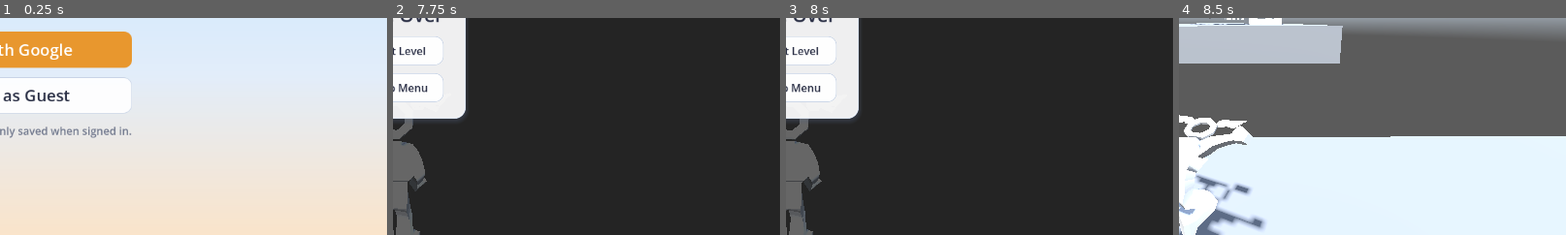
Above: before the commit, frames 1-4 (left to right).
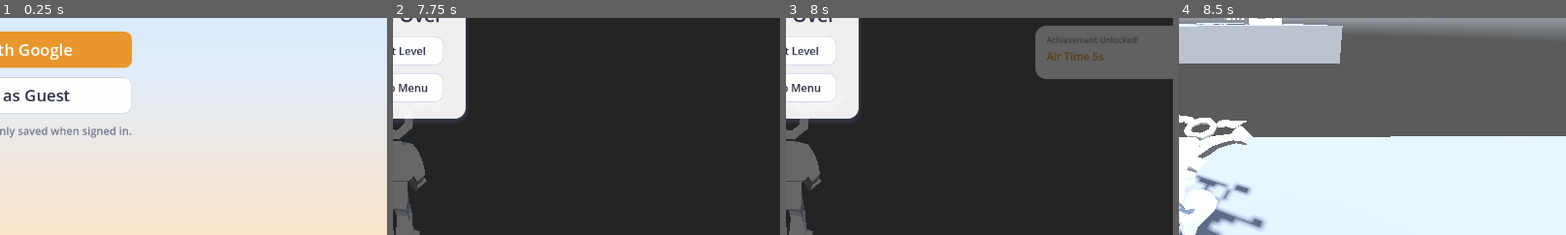
Above: after the commit, the same moments.

Repository: jpvds1/DDJD
Game: Godot game, scene res://scenes/game_controller.tscn
The game is run twice, just before and just after one commit, with the same random seed, the same clock (stepped at 60 frames per second) and the same inputs. A sky picture missing from this copy of the repository is replaced by a grey-blue gradient. Sound files missing from this copy of the repository are replaced by a short silence.
Inputs (mouse positions are % of the whole screen's width and height, from its top left):
- Up to frame 1 (0.25 s): no input
- Up to frame 2 (7.75 s): click "Continue as Guest" at 0.5 s; click "Play" at 1.25 s; click "LEVEL 1" at 2 s; tap Enter at 2.75 s; move the mouse to (55, 50) at 2.77 s; hold W (move_forwards) from 2.78 s (still down); tap Space (jump) at 2.85, 3.02, 3.32, 3.77, 3.8, 4.07, 4.55, 5.1, 5.27, 5.57, 6.02, 6.05, 6.32, 6.77, 6.8, 7.07, 7.35 s; move the mouse to (45, 50) at 3.52 s; tap Q (dash) at 3.6, 5.85 s; move the mouse to (52, 48) at 4.27 s; hold Shift (sprint) 4.28-5.03 s; move the mouse to (49, 52) at 5.02 s; move the mouse to (57, 51) at 5.77 s; move the mouse to (42, 49) at 6.52 s; tap Shift (sprint) at 6.6 s; move the mouse to (51, 50) at 7.27 s
- Up to frame 3 (8 s): keep holding W (move_forwards)
- Up to frame 4 (8.5 s): release W (move_forwards) at 8 s; click "Restart Level" at 8 s
The pictures show only the part of the screen within x 50-100%, y 42-92%; the shares and areas given below are measured in that part.

Frames 1-2 are identical in both runs. In frame 3, 8.7% of the frame differs, in the area x 64-100%, y 3-29%; in frame 4, nothing differs.

Commit message:
feat: achievement overlay

Diff:
--- /dev/null
+++ b/platformer-game/scenes/ui/achievement_toast.tscn
@@ -0,0 +1,39 @@
+[gd_scene format=3]
+
+[ext_resource type="Script" path="res://scripts/ui/achievement_toast.gd" id="1_script"]
+[ext_resource type="Theme" uid="uid://brxug27771iqe" path="res://scenes/ui/ui_theme.tres" id="2_theme"]
+
+[node name="AchievementToast" type="PanelContainer"]
+anchor_left = 1.0
+anchor_right = 1.0
+anchor_top = 0.5
+anchor_bottom = 0.5
+offset_left = 20.0
+offset_right = 300.0
+offset_top = -40.0
+offset_bottom = 40.0
+grow_horizontal = 0
+grow_vertical = 2
+theme = ExtResource("2_theme")
+script = ExtResource("1_script")
+
+[node name="MarginContainer" type="MarginContainer" parent="."]
+layout_mode = 2
+theme_override_constants/margin_left = 16
+theme_override_constants/margin_top = 12
+theme_override_constants/margin_right = 16
+theme_override_constants/margin_bottom = 12
+
+[node name="VBox" type="VBoxContainer" parent="MarginContainer"]
+layout_mode = 2
+theme_override_constants/separation = 4
+
+[node name="HeaderLabel" type="Label" parent="MarginContainer/VBox"]
+layout_mode = 2
+text = "Achievement Unlocked!"
+theme_override_font_sizes/font_size = 12
+
+[node name="NameLabel" type="Label" parent="MarginContainer/VBox"]
+layout_mode = 2
+theme_override_font_sizes/font_size = 16
+theme_override_colors/font_color = Color(0.91, 0.59, 0.18, 1)
--- a/platformer-game/scenes/ui/main_UI.tscn
+++ b/platformer-game/scenes/ui/main_UI.tscn
@@ -2,6 +2,7 @@
 
 [ext_resource type="Script" uid="uid://doyfvcehqqsue" path="res://scripts/ui/main_UI.gd" id="1_gks1h"]
 [ext_resource type="PackedScene" uid="uid://dglq00pldhg8h" path="res://scenes/ui/overlay.tscn" id="2_overlay"]
+[ext_resource type="PackedScene" path="res://scenes/ui/achievement_toast.tscn" id="3_toast"]
 
 [node name="CanvasLayer" type="CanvasLayer" unique_id=9067626]
 script = ExtResource("1_gks1h")
@@ -143,6 +144,8 @@
 theme_override_font_sizes/font_size = 13
 text = "0:00.000"
 
+[node name="AchievementToast" parent="." instance=ExtResource("3_toast")]
+
 [node name="PauseOverlay" parent="." unique_id=1731287440 instance=ExtResource("2_overlay")]
 
 [node name="PauseTitle" type="Label" parent="PauseOverlay/CenterContainer/PanelContainer/MarginContainer/VBox"]
--- a/platformer-game/scripts/player/global_inventory.gd
+++ b/platformer-game/scripts/player/global_inventory.gd
@@ -7,6 +7,7 @@
 signal equipment_changed()
 signal unlock_changed()
 signal stars_changed(new_total: int)
+signal achievement_unlocked(achievement_id: String)
 
 # ---------------------------------------------------------
 # Constants
@@ -231,6 +232,7 @@
 		return
 
 	completed_achievements.append(achievement_id)
+	achievement_unlocked.emit(achievement_id)
 
 	var unlocked_something := false
 	for item: GearItem in all_gear:
--- /dev/null
+++ b/platformer-game/scripts/ui/achievement_toast.gd
@@ -0,0 +1,31 @@
+extends PanelContainer
+
+@onready var name_label: Label = $MarginContainer/VBox/NameLabel
+
+const WIDTH := 280.0
+const GAP := 20.0
+const SLIDE_DURATION := 0.35
+const HOLD := 3.0
+
+var _tween: Tween
+
+var _slide_x: float = WIDTH + GAP:
+	set(v):
+		_slide_x = v
+		offset_right = v
+		offset_left = v - WIDTH
+
+func _ready() -> void:
+	_slide_x = WIDTH + GAP
+	$MarginContainer/VBox/HeaderLabel.add_theme_color_override("font_color", Palette.TEXT_DIM)
+	GlobalInventory.achievement_unlocked.connect(_show_achievement)
+
+func _show_achievement(achievement_id: String) -> void:
+	name_label.text = achievement_id.replace("_", " ").capitalize()
+	if _tween:
+		_tween.kill()
+	_slide_x = WIDTH + GAP
+	_tween = create_tween()
+	_tween.tween_property(self, "_slide_x", -GAP, SLIDE_DURATION).set_ease(Tween.EASE_OUT).set_trans(Tween.TRANS_CUBIC)
+	_tween.tween_interval(HOLD)
+	_tween.tween_property(self, "_slide_x", WIDTH + GAP, SLIDE_DURATION).set_ease(Tween.EASE_IN).set_trans(Tween.TRANS_CUBIC)
Not shown, added: platformer-game/scripts/ui/achievement_toast.gd.uid
